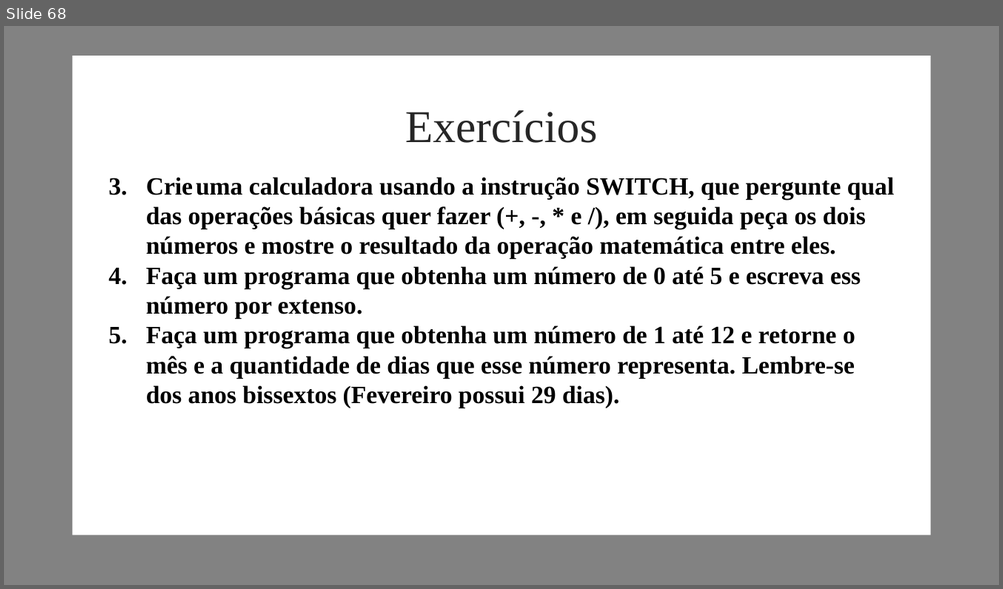
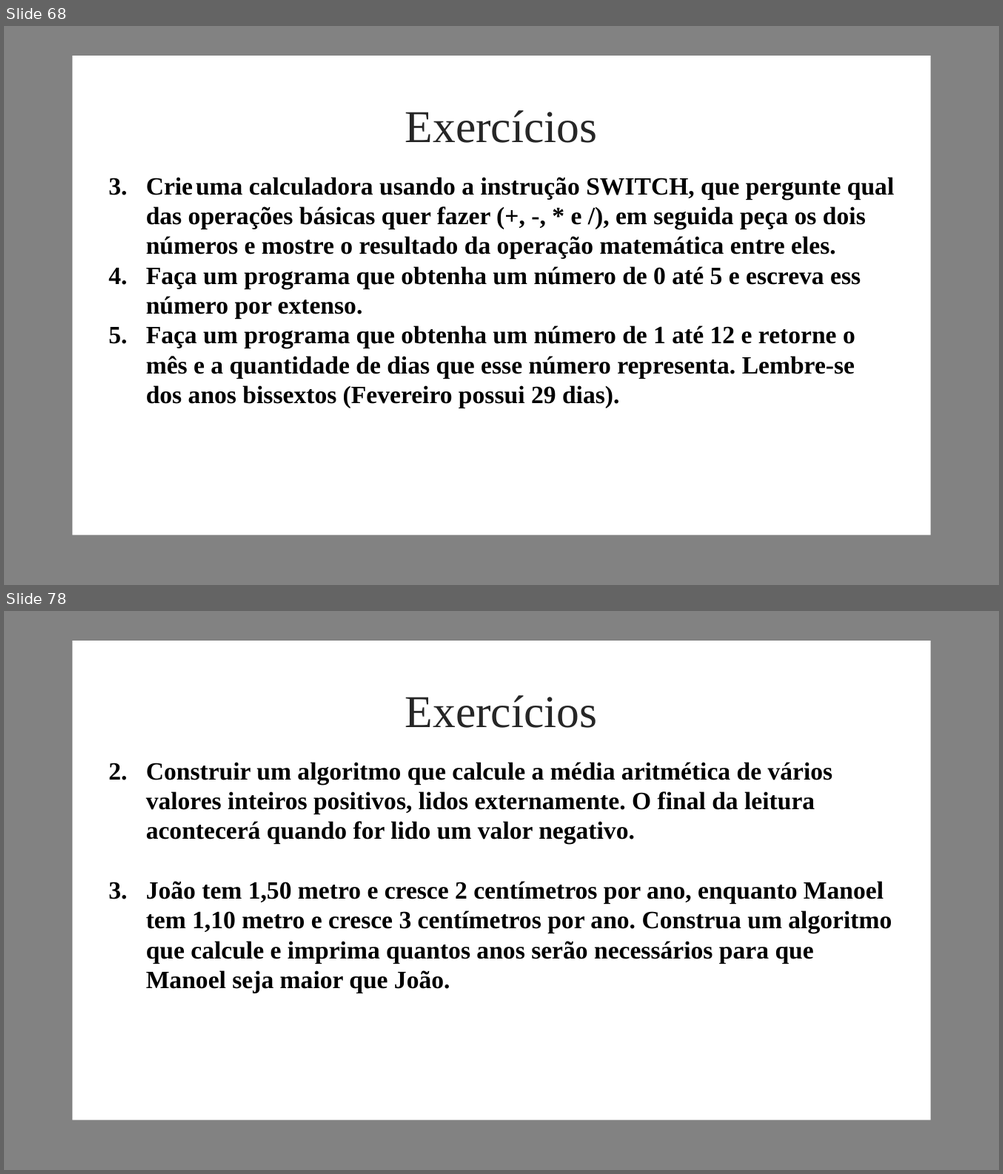
Before and after one commit to grazielags/Turma_1_Carreira_Programador, a slide deck: Graziela/Material/Carreira programador - Módulo 3.pptx. Shown one above the other, each under a label of ours: slide 68 before the commit, slides 68 and 78 after it; the slides between them are not shown. The pictures are 1003x589 and 1003x1174 pixels, drawn with LibreOffice and Linux fonts; fonts in the diff are those of the drawing; background and template pictures are left out. Boxes give left, top, right and bottom in pixels: in the first picture for what was removed or moved away, otherwise in the second. Text is boxed around its words. In the diff, an @@ line names an element or a change of style, - is before the commit and + after.

```diff
--- a/Graziela/Material/Carreira programador - Módulo 3.pptx
+++ b/Graziela/Material/Carreira programador - Módulo 3.pptx
@@ slide 78 added at bbox=[4, 611, 999, 1170], background picture (left out); not listed: 2 template elements that a slide beside it also shows @@
@@ text added at bbox=[405, 695, 597, 728], 44 pt, text #262626 @@
+Exercícios
@@ text added at bbox=[146, 762, 891, 994], 24 pt, text #000000, bold @@
+2. Construir um algoritmo que calcule a média aritmética de vários valores inteiros positivos, lidos externamente. O final da leitura acontecerá quando for lido um valor negativo.
+3. João tem 1,50 metro e cresce 2 centímetros por ano, enquanto Manoel tem 1,10 metro e cresce 3 centímetros por ano. Construa um algoritmo que calcule e imprima quantos anos serão necessários para que Manoel seja maior que João.
```
Also in this commit, not shown: 1 slide changed, 26 other slides added, 1 other file.
